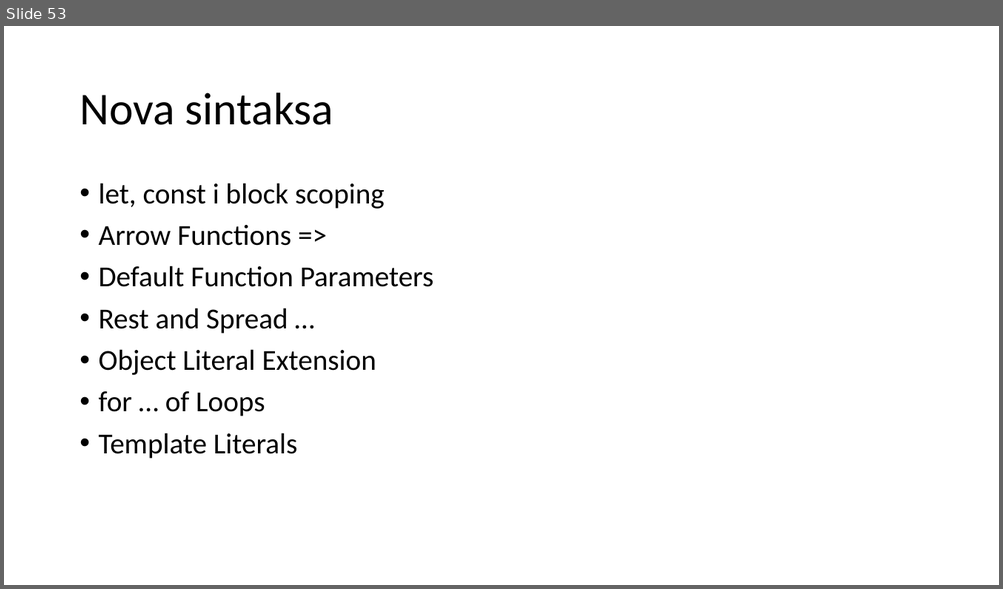
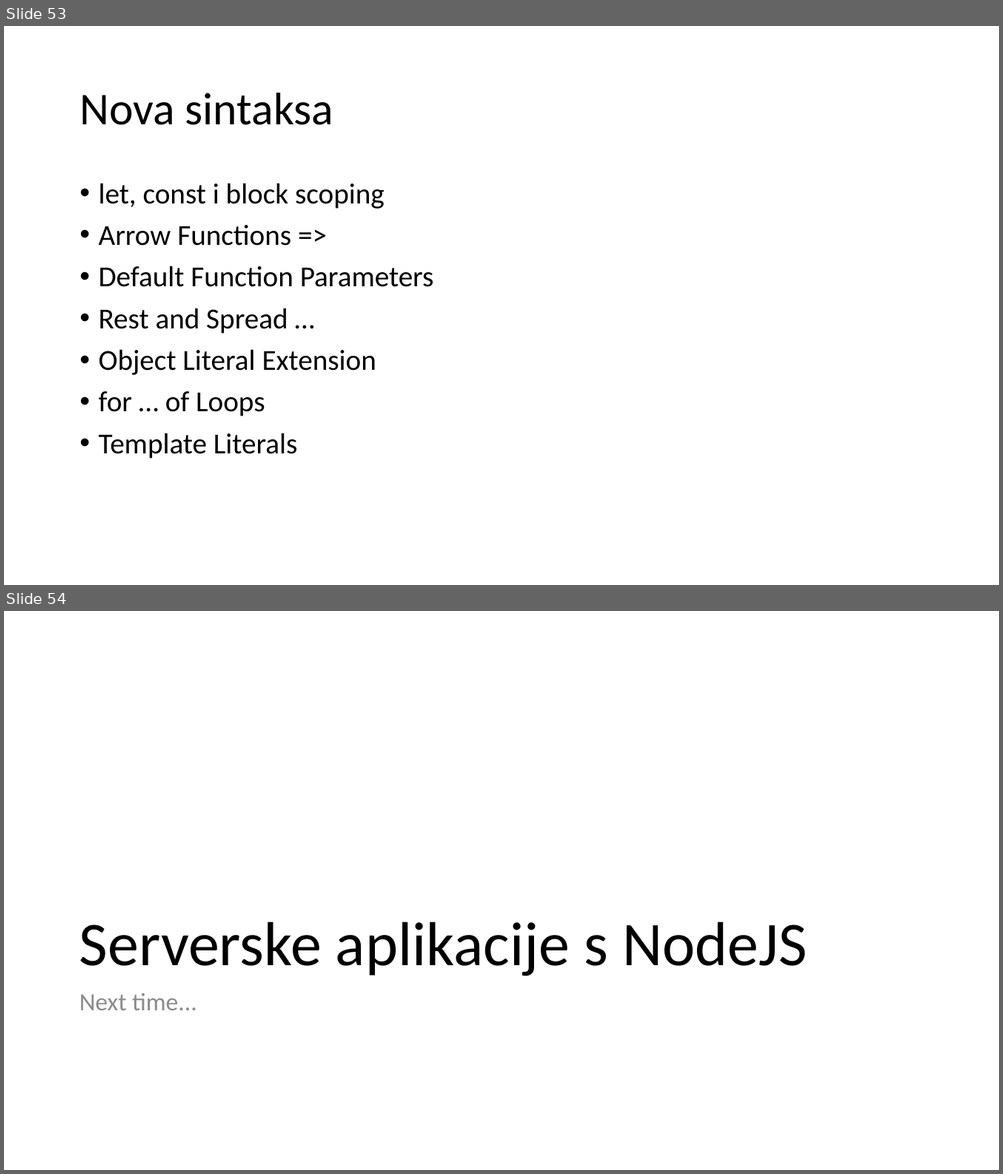
Before and after one commit to axilis/jsschool-2017, a slide deck: 1. JavaScript Basics/jsschool_basicsjs.pptx. Shown one above the other, each under a label of ours: slide 53 before the commit, slides 53 and 54 after it. The pictures are 1003x589 and 1003x1174 pixels, drawn with LibreOffice and Linux fonts; fonts in the diff are those of the drawing; background and template pictures are left out. Boxes give left, top, right and bottom in pixels: in the first picture for what was removed or moved away, otherwise in the second. Text is boxed around its words. In the diff, an @@ line names an element or a change of style, - is before the commit and + after.

Commit message:
Last slide added.

```diff
--- a/1. JavaScript Basics/jsschool_basicsjs.pptx
+++ b/1. JavaScript Basics/jsschool_basicsjs.pptx
@@ slide 54 added at (4,611,999,1170), background #FFFFFF @@
@@ title added at (79,922,807,977), 60 pt, text #000000 @@
+Serverske aplikacije s NodeJS
@@ text added at (79,994,197,1011), 24 pt, text #8C8C8C @@
+Next time...
```
